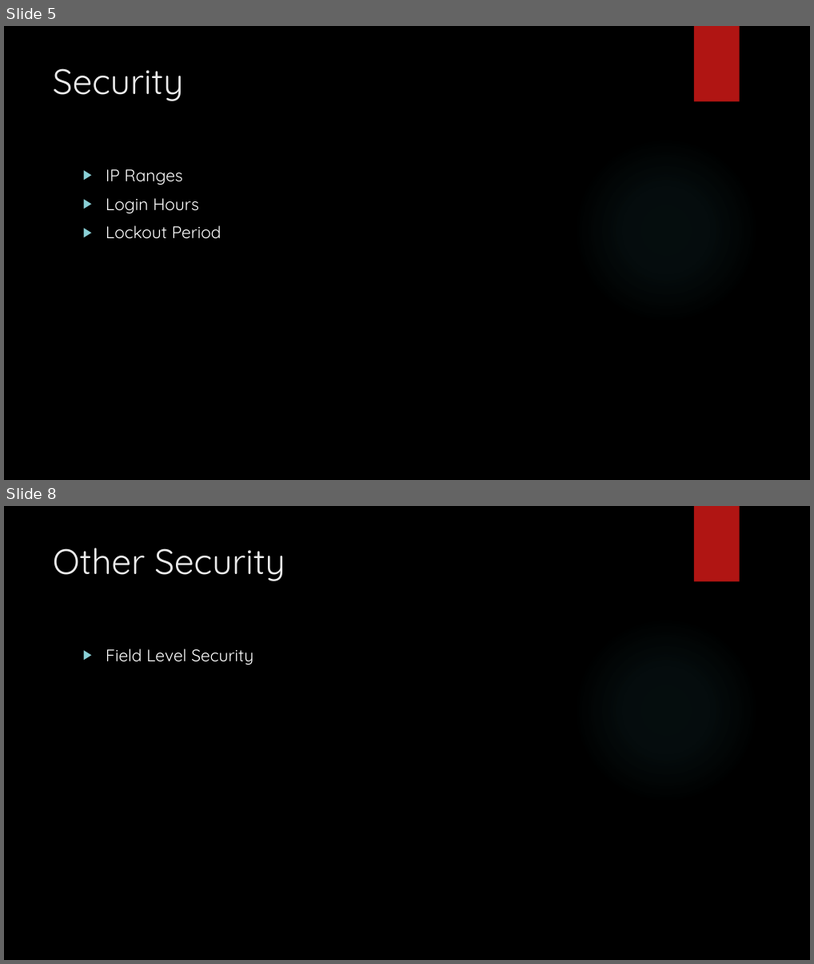
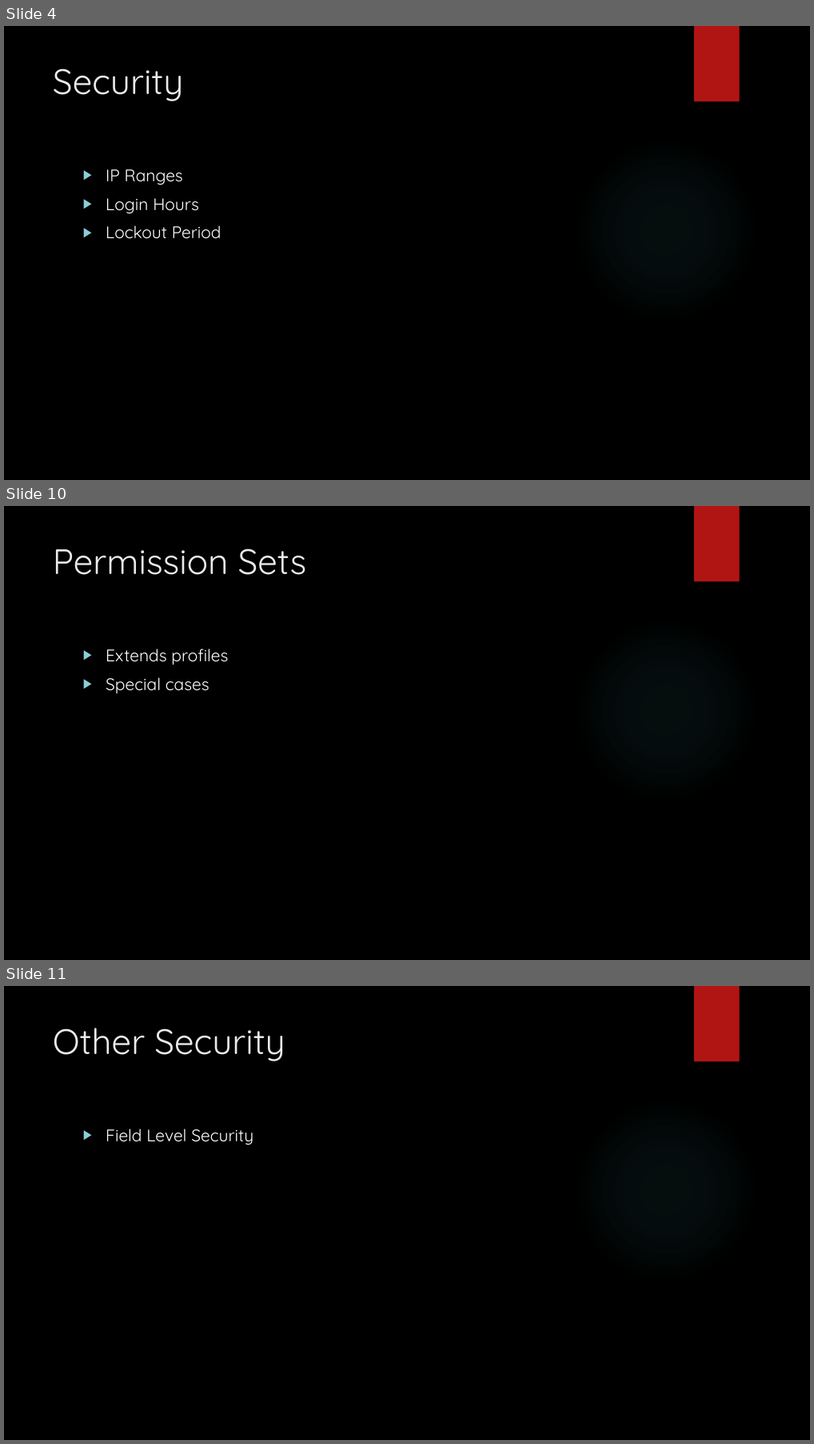
Before and after one commit to ChristianLinenko/Salesforce101, a slide deck: Week 2/Lecture - Week 2.pptx. Shown one above the other, each under a label of ours: slides 5 and 8 before the commit, slides 4, 10 and 11 after it; the slides between them are not shown. The pictures are 814x964 and 814x1444 pixels, drawn with LibreOffice and Linux fonts; fonts in the diff are those of the drawing; background and template pictures are left out. Boxes give left, top, right and bottom in pixels: in the first picture for what was removed or moved away, otherwise in the second. Text is boxed around its words. In the diff, an @@ line names an element or a change of style, - is before the commit and + after.

```diff
--- a/Week 2/Lecture - Week 2.pptx
+++ b/Week 2/Lecture - Week 2.pptx
@@ slide 10 added at <box>4,506,810,960</box>, background picture (left out); not listed: 2 template elements that a slide beside it also shows @@
@@ title added at <box>53,548,307,575</box>, 42 pt, text #EBEBEB @@
+Permission Sets
@@ text added at <box>106,648,228,693</box>, 20 pt, text #FFFFFF @@
+▶ Extends profiles
+▶ Special cases
@@ what was slide 5 is now slide 4 @@
@@ what was slide 8 is now slide 11 @@
```
Also in this commit, not shown: 3 slides changed, 3 other slides added.
